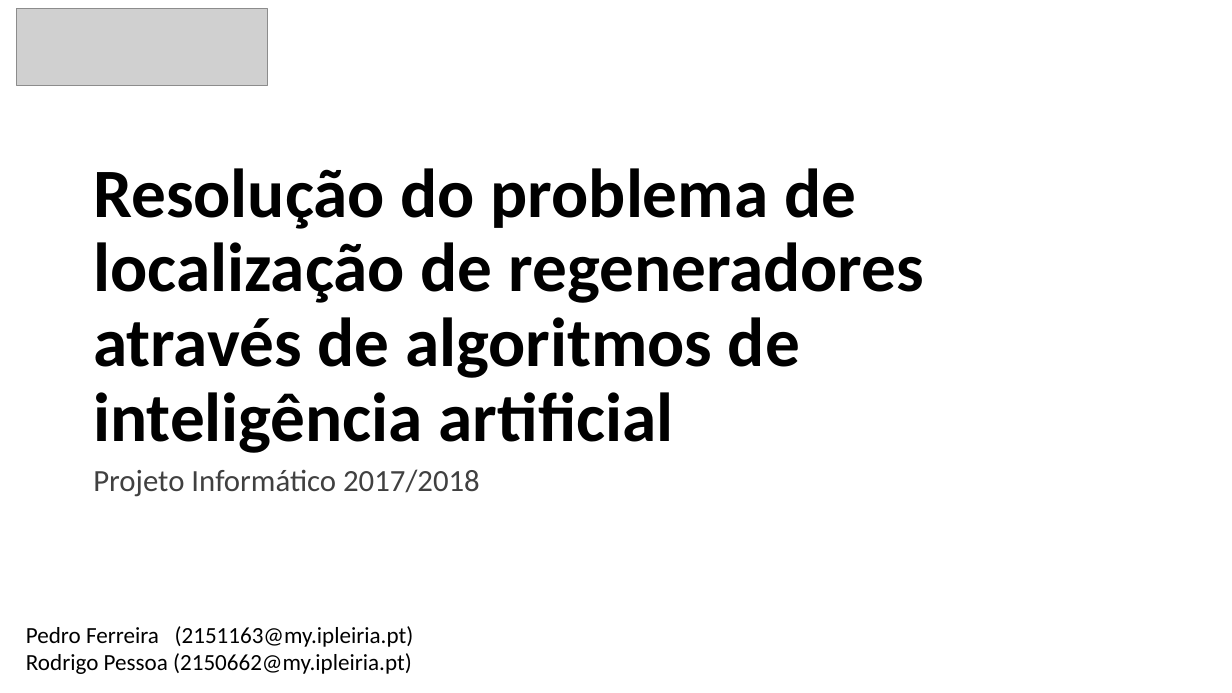
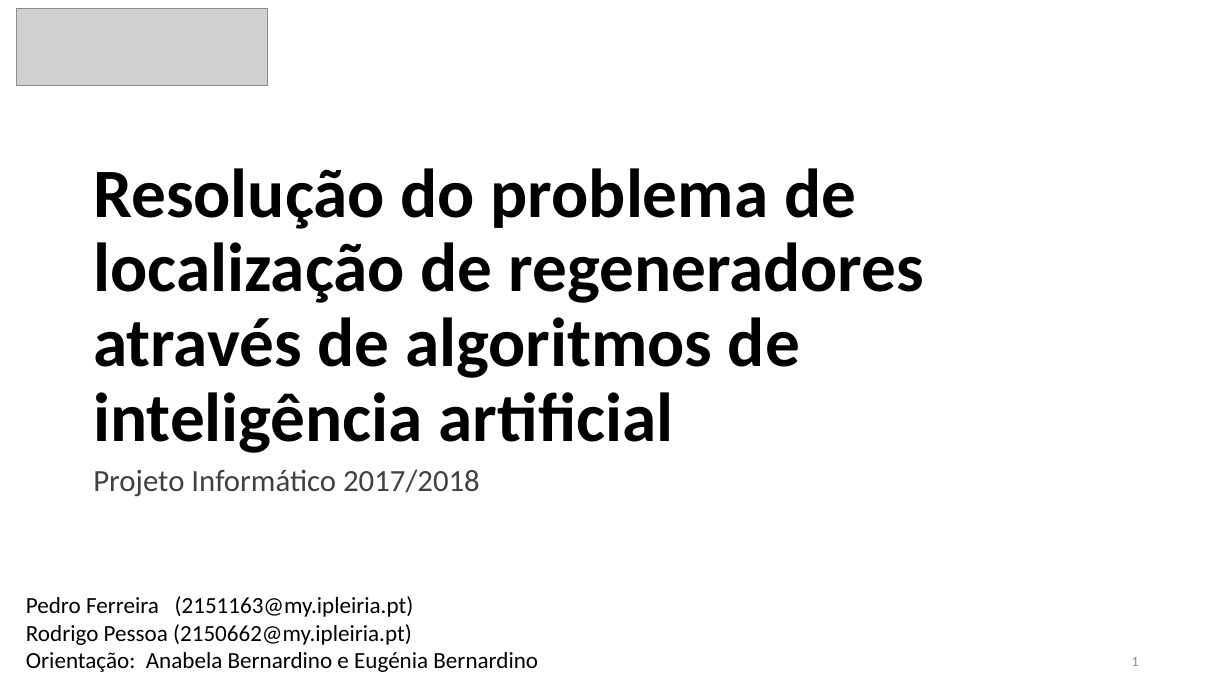
Before and after one commit to xQsme/RLP_Qt, a slide deck: slide 1 of powerpoint_defesa.pptx. Drawn at 1232x693 pixels with LibreOffice and Linux fonts; fonts in the diff are those of the drawing; grey boxes stand for pictures. Boxes give left, top, right and bottom in pixels: in the first picture for what was removed or moved away, otherwise in the second. Text is boxed around its words. In the diff, an @@ line names an element or a change of style, - is before the commit and + after.

```diff
--- a/powerpoint_defesa.pptx
+++ b/powerpoint_defesa.pptx
@@ text "Pedro Ferreira (2151163@my.ipleiria.pt)": place and size @@
-text "Pedro Ferreira (2151163@my.ipleiria.pt)" at (26, 626, 414, 674)
+text "Pedro Ferreira (2151163@my.ipleiria.pt)" at (26, 596, 538, 672)
@@ text at (26, 652, 538, 672): paragraph added @@
+Orientação: Anabela Bernardino e Eugénia Bernardino
@@ page number added at (1132, 657, 1139, 666), 11 pt, text #8C8C8C @@
+1
```
Also in this commit, not shown: 30 other slides changed, 2 slides removed.
